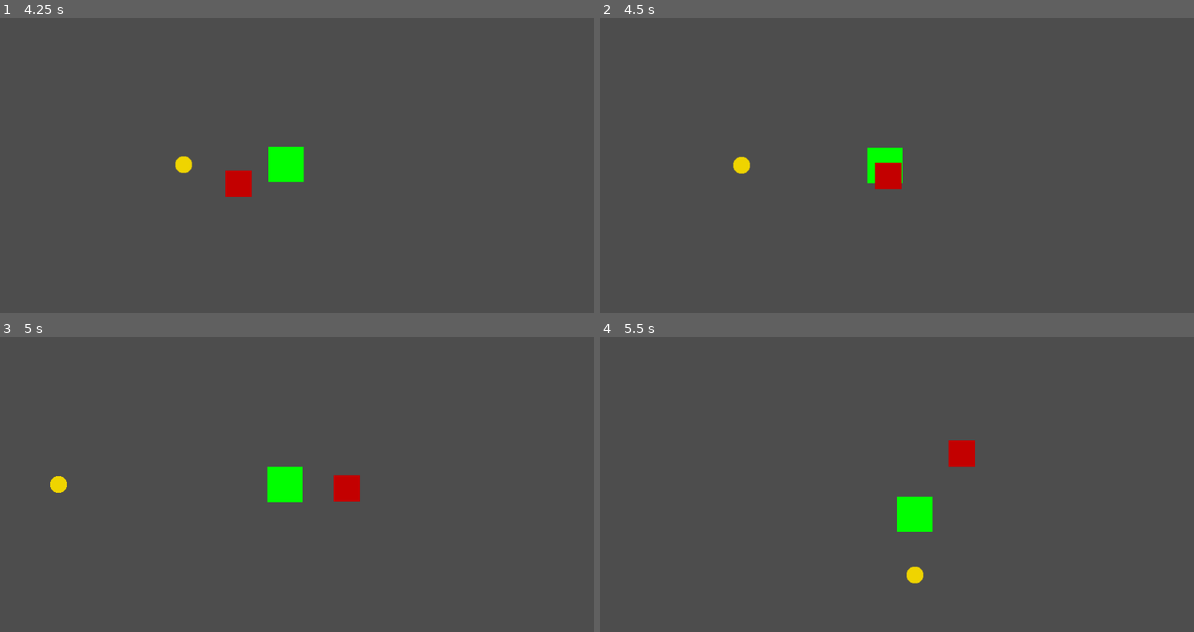
Above: before the commit, frames 1-4 (two rows, left to right).
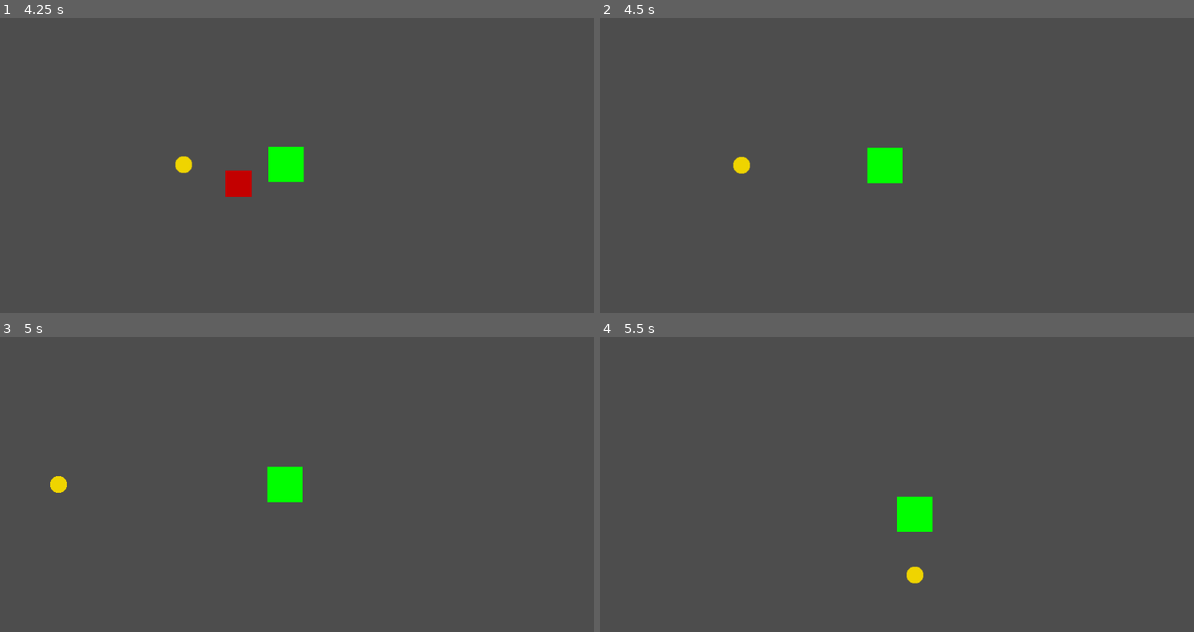
Above: after the commit, the same moments.

Repository: NemoDacremont/vampire_le_survivant
Game: Godot game, scene res://src/maps/first_map/map.tscn
Two runs of this game, one before a commit and one after it. Both use one fixed random seed, a clock stepped at 60 frames per second and the inputs below. The project has no main scene, so this scene is started directly.
Inputs:
- Up to frame 1 (4.25 s): tap Enter at 0.5 s; hold D (move_right) 0.53-1.28 s; tap K (fireball) every 0.75 s from 0.6 to 3.6 s; hold S (move_down) 1.28-2.03 s; hold D (move_right) 2.03-2.78 s; hold W (move_up) 2.78-3.53 s; hold A (move_left) from 3.53 s (still down)
- Up to frame 2 (4.5 s): keep holding A (move_left); tap K (fireball) at 4.35 s
- Up to frame 3 (5 s): keep holding A (move_left)
- Up to frame 4 (5.5 s): release A (move_left) at 5.03 s; hold S (move_down) from 5.03 s (still down); tap K (fireball) at 5.1 s

Frame 1 is identical in both runs. In frame 2, 0.4% of the frame differs, in the area x 46-51%, y 49-58%; in frame 3, 0.4%; in frame 4, 0.4%, in the area x 58-64%, y 35-45%.

Commit message:
Free enemy on death and fix default maxhp health_component

Diff:
--- a/src/components/health_component/health_component.gd
+++ b/src/components/health_component/health_component.gd
@@ -4,7 +4,7 @@
 signal health_lost(new_hp: float)
 signal death
 
-@export var MAX_HEALTH: float = 3.0
+@export var MAX_HEALTH: float
 var _hp: float = MAX_HEALTH
 
 
--- a/src/enemies/enemy.gd
+++ b/src/enemies/enemy.gd
@@ -28,3 +28,7 @@
 # Called every frame. 'delta' is the elapsed time since the previous frame.
 func _process(_delta) -> void:
 	pass
+
+
+func _on_health_component_death():
+	queue_free()
--- a/src/enemies/enemy.tscn
+++ b/src/enemies/enemy.tscn
@@ -48,3 +48,5 @@
 
 [node name="AttackComponent" parent="." node_paths=PackedStringArray("hitbox") instance=ExtResource("2_yeuwv")]
 hitbox = NodePath("../AttackCollisionComponent")
+
+[connection signal="death" from="HealthComponent" to="." method="_on_health_component_death"]
